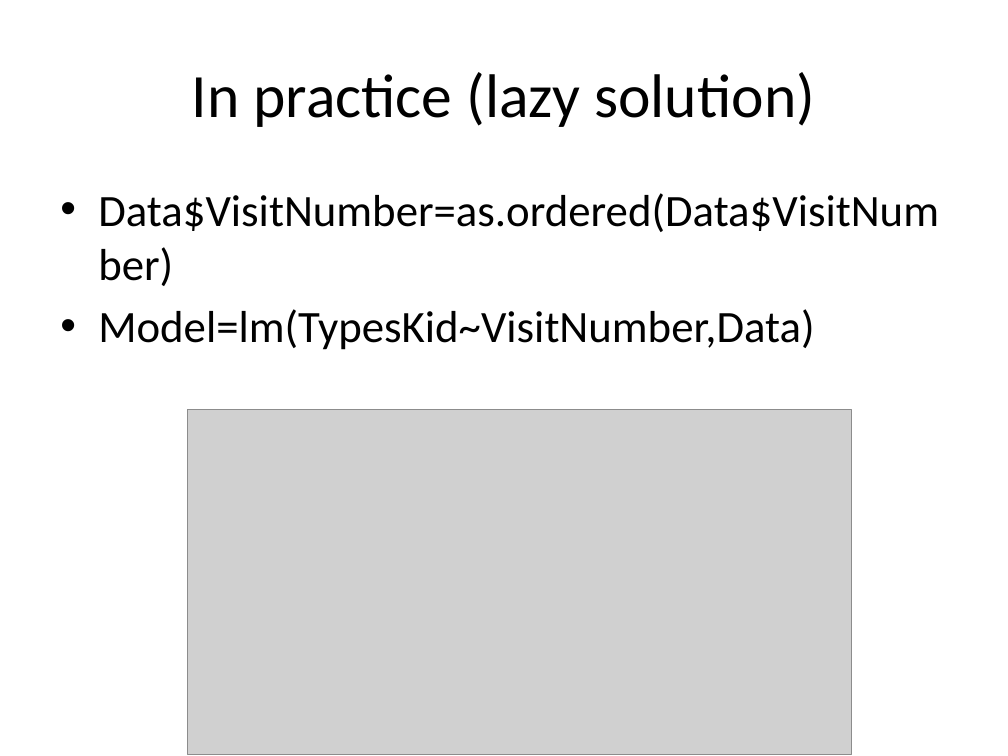
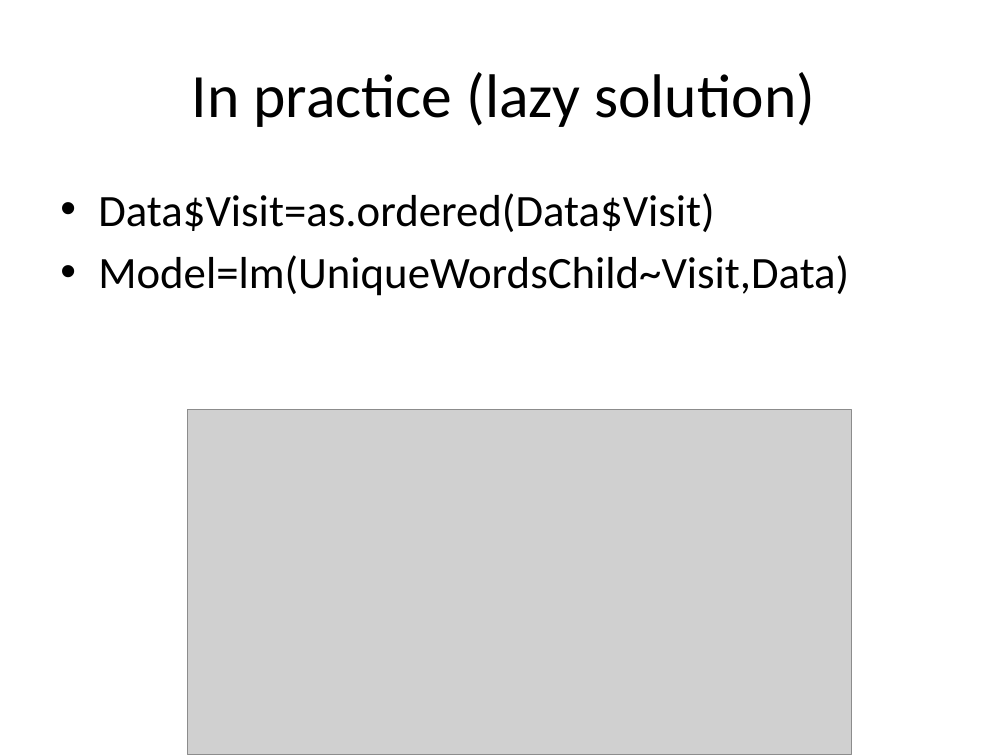
Before and after one commit to ethanweed/Stats4Humanities2016, a slide deck: slide 21 of Day5/Lecture 5.pptx. Drawn at 1008x756 pixels with LibreOffice and Linux fonts; fonts in the diff are those of the drawing; grey boxes stand for pictures. Boxes give left, top, right and bottom in pixels: in the first picture for what was removed or moved away, otherwise in the second. Text is boxed around its words. In the diff, an @@ line names an element or a change of style, - is before the commit and + after.

```diff
--- a/Day5/Lecture 5.pptx
+++ b/Day5/Lecture 5.pptx
@@ text at [98,193,849,296]: text changed @@
-• Data$VisitNumber=as.ordered(Data$VisitNumber)
-• Model=lm(TypesKid~VisitNumber,Data)
+• Data$Visit=as.ordered(Data$Visit)
+• Model=lm(UniqueWordsChild~Visit,Data)
```
Also in this commit, not shown: 17 other slides changed, 1 other file.
